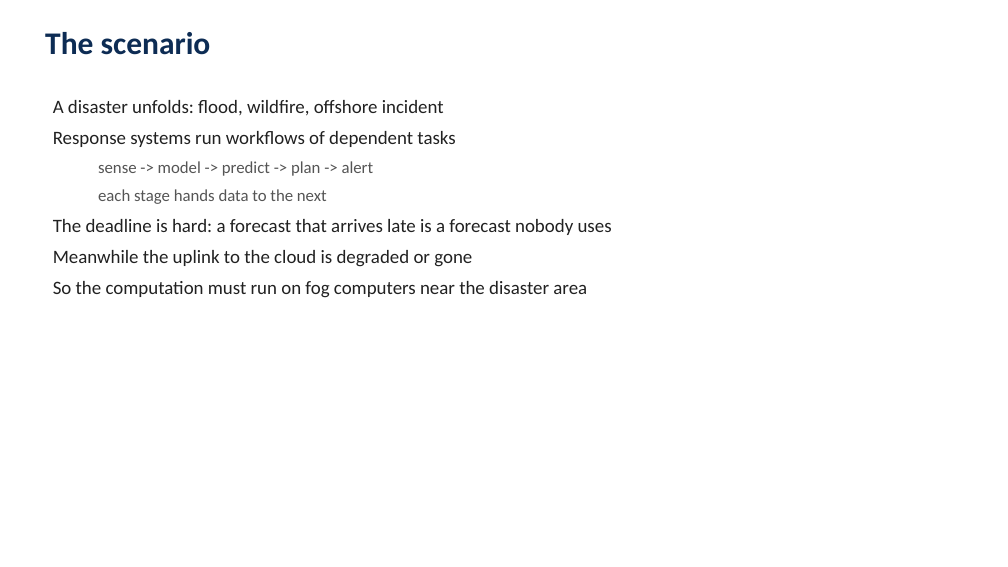
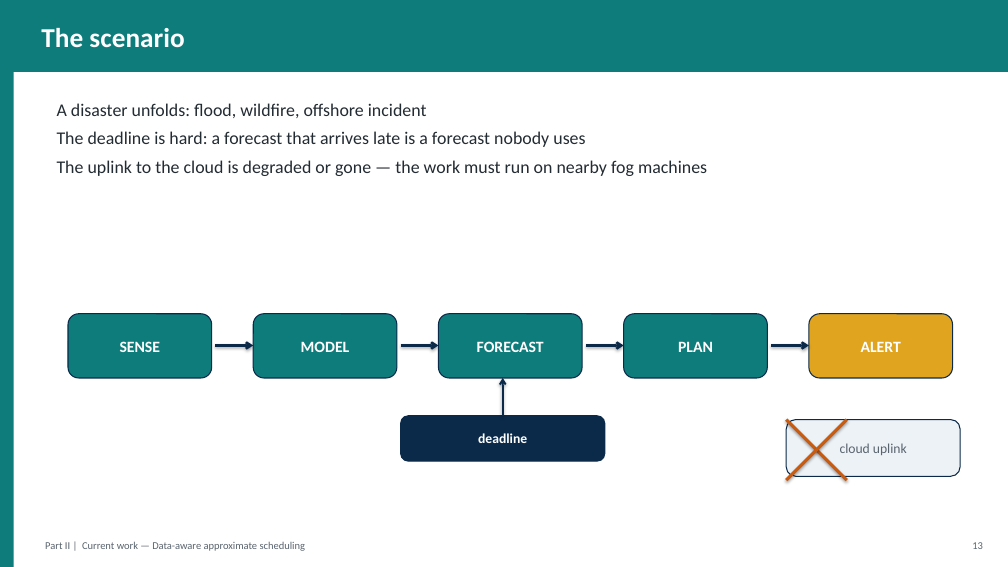
Before and after one commit to gayanigupta/data-aware-scheduling, a slide deck: slide 14 of slides/data-aware-scheduling.pptx (slide 2 before the commit). Drawn at 1008x567 pixels with LibreOffice and Linux fonts; fonts in the diff are those of the drawing. Boxes give left, top, right and bottom in pixels: in the first picture for what was removed or moved away, otherwise in the second. Text is boxed around its words. In the diff, an @@ line names an element or a change of style, - is before the commit and + after.

```diff
--- a/slides/data-aware-scheduling.pptx
+++ b/slides/data-aware-scheduling.pptx
@@ rectangle added at bbox=[0, 0, 1008, 72], fill #0E7C7B @@
@@ text "The scenario" at bbox=[41, 28, 184, 48]: size 30 to 26 pt, text colour #0D2C54 to #FFFFFF; vertical alignment top to middle @@
@@ rectangle added at bbox=[0, 72, 14, 567], fill #0E7C7B @@
@@ text at bbox=[57, 103, 585, 147]: size 18 to 17 pt, text colour #212121 to #232B33 in "A disaster unfolds: flood, wildfire, offshore incident", "The deadline is hard: a forecast that ..."; less space between paragraphs @@
@@ text at bbox=[53, 131, 455, 204]: paragraphs removed @@
-Response systems run workflows of dependent tasks
-  sense -> model -> predict -> plan -> alert
-  each stage hands data to the next
@@ text at bbox=[57, 160, 707, 176]: text changed; size 18 to 17 pt; text colour #212121 to #232B33 @@
-Meanwhile the uplink to the cloud is degraded or gone
-So the computation must run on fog computers near the disaster area
+The uplink to the cloud is degraded or gone — the work must run on nearby fog machines
@@ rounded rectangle added at bbox=[68, 314, 212, 378], fill #0E7C7B, outline #0B2A4A 1 pt, 15 pt, text #FFFFFF, bold @@
+SENSE
@@ rounded rectangle added at bbox=[253, 314, 397, 378], fill #0E7C7B, outline #0B2A4A 1 pt, 15 pt, text #FFFFFF, bold @@
+MODEL
@@ rounded rectangle added at bbox=[439, 314, 582, 378], fill #0E7C7B, outline #0B2A4A 1 pt, 15 pt, text #FFFFFF, bold @@
+FORECAST
@@ rounded rectangle added at bbox=[624, 314, 768, 378], fill #0E7C7B, outline #0B2A4A 1 pt, 15 pt, text #FFFFFF, bold @@
+PLAN
@@ rounded rectangle added at bbox=[809, 314, 953, 378], fill #E0A41E, outline #0B2A4A 1 pt, 15 pt, text #FFFFFF, bold @@
+ALERT
@@ elbow arrow added from (216, 346) to (253, 346), #0B2A4A 2.25 pt @@
@@ elbow arrow added from (401, 346) to (439, 346), #0B2A4A 2.25 pt @@
@@ elbow arrow added from (586, 346) to (624, 346), #0B2A4A 2.25 pt @@
@@ elbow arrow added from (771, 346) to (809, 346), #0B2A4A 2.25 pt @@
@@ elbow arrow added from (503, 416) to (503, 378), #0B2A4A 1.75 pt @@
@@ rounded rectangle added at bbox=[401, 416, 605, 461], fill #0B2A4A, outline #0B2A4A 1 pt, 13 pt, text #FFFFFF, bold @@
+deadline
@@ rounded rectangle added at bbox=[786, 420, 960, 476], fill #EDF2F7, outline #0B2A4A 1 pt, 13 pt, text #5A646E @@
+cloud uplink
@@ line added from (786, 420) to (847, 480), #C75B12 3 pt @@
@@ line added from (786, 480) to (847, 420), #C75B12 3 pt @@
@@ text added at bbox=[45, 542, 305, 551], 10 pt, text #5A646E @@
+Part II | Current work — Data-aware approximate scheduling
@@ text added at bbox=[972, 542, 983, 549], 10 pt, text #5A646E @@
+13
```
Also in this commit, not shown: 19 other slides changed, 24 slides added, 1 slide removed, 1 other file.
